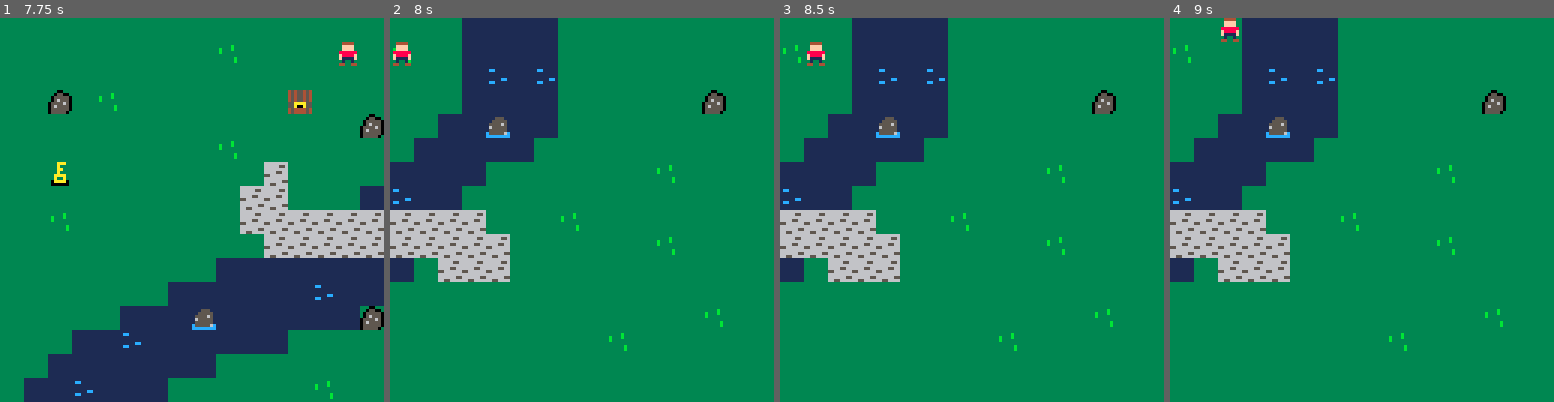
Above: before the commit, frames 1-4 (left to right).
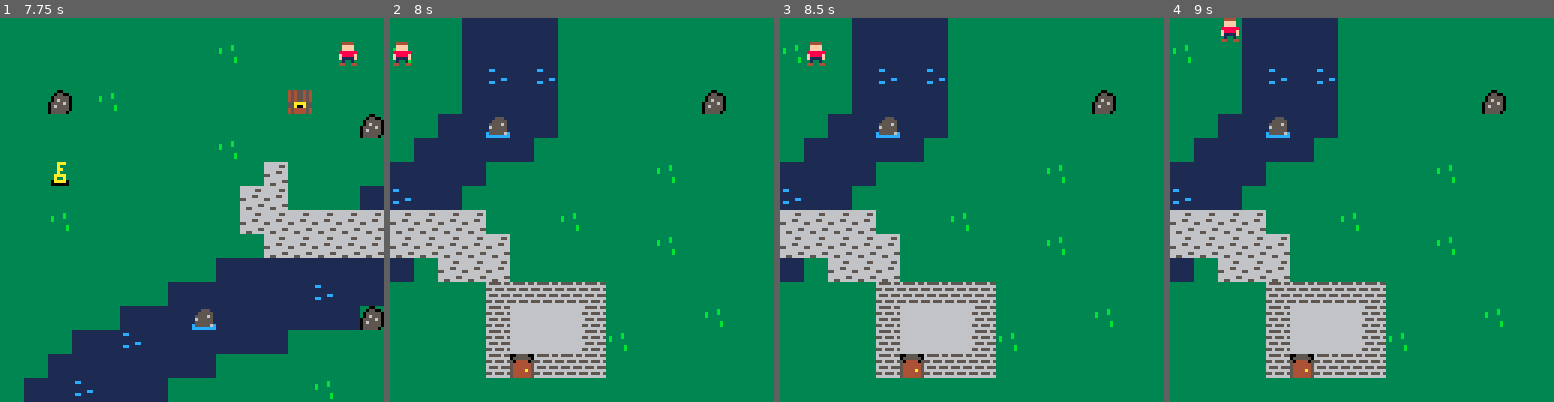
Above: after the commit, the same moments.

Repository: ndorsett333/adventuregame
Game: PICO-8 cartridge adventuregame.p8
Two runs of this game, one before a commit and one after it. Both use one fixed random seed, a clock stepped at 60 frames per second and the inputs below.
Inputs:
- Up to frame 1 (7.75 s): tap X (X key) at 0.33, 0.7, 1.43, 2.58, 3.1, 3.62, 4.13, 4.65, 5.17, 5.68, 6.2, 6.72, 7.23 s; hold Right 2.33-3.33 s; hold Right 3.38-4.22 s; hold Up 4.27-4.67 s; hold Right 4.72-5.72 s; hold Down 5.77-6.1 s; hold Left 6.15-6.98 s; hold Right from 7.03 s (still down)
- Up to frame 2 (8 s): keep holding Right; tap X (X key) at 7.75 s
- Up to frame 3 (8.5 s): release Right at 8.03 s; hold Right from 8.08 s (still down); tap X (X key) at 8.27 s
- Up to frame 4 (9 s): tap X (X key) at 8.78 s; release Right at 8.92 s; hold Up from 8.97 s (still down)

Frame 1 is identical in both runs. In frame 2, 7.8% of the frame differs, in the area x 25-57%, y 68-94%; in frame 3, 7.8%; in frame 4, 7.8%.

Commit message:
added doors and logic

Diff:
--- a/adventuregame.p8
+++ b/adventuregame.p8
@@ -90,6 +90,14 @@
 	--sfx(2)
 
 end
+
+function open_door(x,y)
+
+	p.keys-=1
+	swap_tile(x,y)
+	sfx(3)
+
+end
 -->8
 --player
 function make_player()
@@ -140,6 +148,10 @@
 	if(is_tile(key,x,y)) then
 
 		get_key(x,y)
+
+	elseif (is_tile(door,x,y) and p.keys>0) then
+
+		open_door(x,y)
 
 	end
 
@@ -168,16 +180,16 @@
 0070070033333333333333b305655550111111111cc1111115555551666666666666666666666666000000000000000000000000000000000000000000000000
 0000000033333333333333b3055555501111111111111111c555556c666666666666665555655565000000000000000000000000000000000000000000000000
 000000003333333333333333055555031111111111111111cccccccc666666666655666666666666000000000000000000000000000000000000000000000000
-00444400333aaa333333333345455454454554540000000000000000000000000000000000000000000000000000000000000000000000000000000000000000
-00ffff00333a3333333333334545545445aaaa540000000000000000000000000000000000000000000000000000000000000000000000000000000000000000
-00ffff00333aa333333333334545545400a00a000000000000000000000000000000000000000000000000000000000000000000000000000000000000000000
-08888880333a33333333333345455454000000000000000000000000000000000000000000000000000000000000000000000000000000000000000000000000
-0f8888f033aaaa333333333355aaaa55000000000000000000000000000000000000000000000000000000000000000000000000000000000000000000000000
-0f1111f033a33a333333333355a00a55000000000000000000000000000000000000000000000000000000000000000000000000000000000000000000000000
-0010010030aaaa033333333345444454454444540000000000000000000000000000000000000000000000000000000000000000000000000000000000000000
-04400440300000033333333345444454454444540000000000000000000000000000000000000000000000000000000000000000000000000000000000000000
+00444400333aaa333333333345455454454554540055550000555500000000000000000000000000000000000000000000000000000000000000000000000000
+00ffff00333a3333333333334545545445aaaa540555555005555550000000000000000000000000000000000000000000000000000000000000000000000000
+00ffff00333aa333333333334545545400a00a005044440554000005000000000000000000000000000000000000000000000000000000000000000000000000
+08888880333a33333333333345455454000000005444444554000005000000000000000000000000000000000000000000000000000000000000000000000000
+0f8888f033aaaa333333333355aaaa55000000005444444554000005000000000000000000000000000000000000000000000000000000000000000000000000
+0f1111f033a33a333333333355a00a550000000054444a4554a00005000000000000000000000000000000000000000000000000000000000000000000000000
+0010010030aaaa033333333345444454454444545444444554000005000000000000000000000000000000000000000000000000000000000000000000000000
+04400440300000033333333345444454454444545444444554000005000000000000000000000000000000000000000000000000000000000000000000000000
 __gff__
-0000000101010100000100000000000000020003010000000000000000000000000000000000000000000000000000000000000000000000000000000000000000000000000000000000000000000000000000000000000000000000000000000000000000000000000000000000000000000000000000000000000000000000
+0000000101010100000100000000000000020003010500000000000000000000000000000000000000000000000000000000000000000000000000000000000000000000000000000000000000000000000000000000000000000000000000000000000000000000000000000000000000000000000000000000000000000000
 0000000000000000000000000000000000000000000000000000000000000000000000000000000000000000000000000000000000000000000000000000000000000000000000000000000000000000000000000000000000000000000000000000000000000000000000000000000000000000000000000000000000000000
 __map__
 0101010101010101010101010101010101010104040404010101010101010101000000000000000000000000000000000000000000000000000000000000000000000000000000000000000000000000000000000000000000000000000000000000000000000000000000000000000000000000000000000000000000000000
@@ -191,13 +203,14 @@
 0101020101010101010108080808080808080808010101020101010101010101000000000000000000000000000000000000000000000000000000000000000000000000000000000000000000000000000000000000000000000000000000000000000000000000000000000000000000000000000000000000000000000000
 0101010101010101010101080808080808080808080101010101010201010101000000000000000000000000000000000000000000000000000000000000000000000000000000000000000000000000000000000000000000000000000000000000000000000000000000000000000000000000000000000000000000000000
 0101010101010101010404040404040404010808080101010101010101010101000000000000000000000000000000000000000000000000000000000000000000000000000000000000000000000000000000000000000000000000000000000000000000000000000000000000000000000000000000000000000000000000
-0101010101010104040404040405040401010101010101010101010101010101000000000000000000000000000000000000000000000000000000000000000000000000000000000000000000000000000000000000000000000000000000000000000000000000000000000000000000000000000000000000000000000000
-0101010101040404060404040404040301010101010101010101010101020101000000000000000000000000000000000000000000000000000000000000000000000000000000000000000000000000000000000000000000000000000000000000000000000000000000000000000000000000000000000000000000000000
-0101010404050404040404040101010101010101010101010102010101010101000000000000000000000000000000000000000000000000000000000000000000000000000000000000000000000000000000000000000000000000000000000000000000000000000000000000000000000000000000000000000000000000
-0101040404040404040101010101010101010101010101010101010101010101000000000000000000000000000000000000000000000000000000000000000000000000000000000000000000000000000000000000000000000000000000000000000000000000000000000000000000000000000000000000000000000000
-0104040504040401010101010102010101010101010101010101010101010101000000000000000000000000000000000000000000000000000000000000000000000000000000000000000000000000000000000000000000000000000000000000000000000000000000000000000000000000000000000000000000000000
-0404040404040101010101010101010101010101010101010101010101010101000000000000000000000000000000000000000000000000000000000000000000000000000000000000000000000000000000000000000000000000000000000000000000000000000000000000000000000000000000000000000000000000
-…(4 lines of a section not shown)…
+0101010101010104040404040405040401010101090909090901010101010101000000000000000000000000000000000000000000000000000000000000000000000000000000000000000000000000000000000000000000000000000000000000000000000000000000000000000000000000000000000000000000000000
+0101010101040404060404040404040301010101090707070901010101020101000000000000000000000000000000000000000000000000000000000000000000000000000000000000000000000000000000000000000000000000000000000000000000000000000000000000000000000000000000000000000000000000
+0101010404050404040404040101010101121212090707070902010101010101000000000000000000000000000000000000000000000000000000000000000000000000000000000000000000000000000000000000000000000000000000000000000000000000000000000000000000000000000000000000000000000000
+0101040404040404040101010101010101120101091509090901010101010101000000000000000000000000000000000000000000000000000000000000000000000000000000000000000000000000000000000000000000000000000000000000000000000000000000000000000000000000000000000000000000000000
+0104040504040401010101010102010101120101010101010101010101010101000000000000000000000000000000000000000000000000000000000000000000000000000000000000000000000000000000000000000000000000000000000000000000000000000000000000000000000000000000000000000000000000
+0404040404040101010101010101010101121212121201010101010101010101000000000000000000000000000000000000000000000000000000000000000000000000000000000000000000000000000000000000000000000000000000000000000000000000000000000000000000000000000000000000000000000000
+…(5 lines of a section not shown)…
Not shown, changed: the sound effects (__sfx__) section of adventuregame.p8
